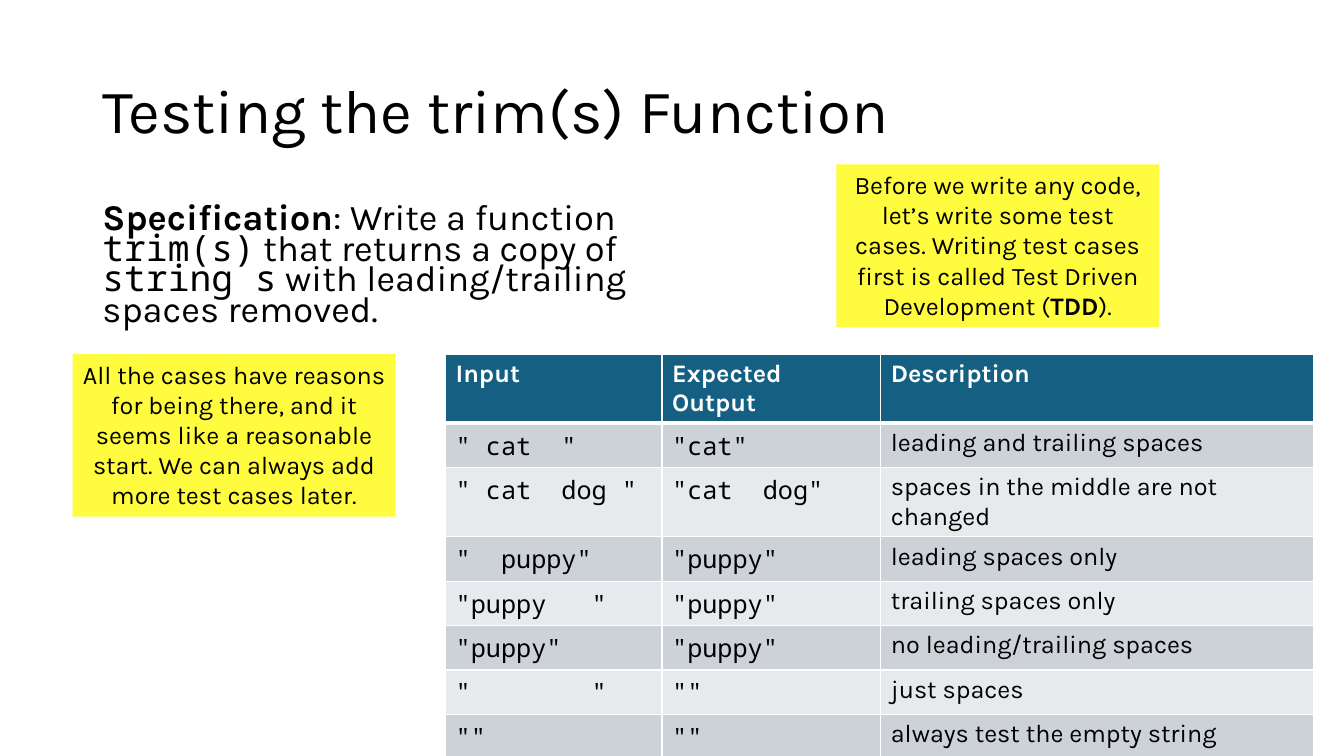
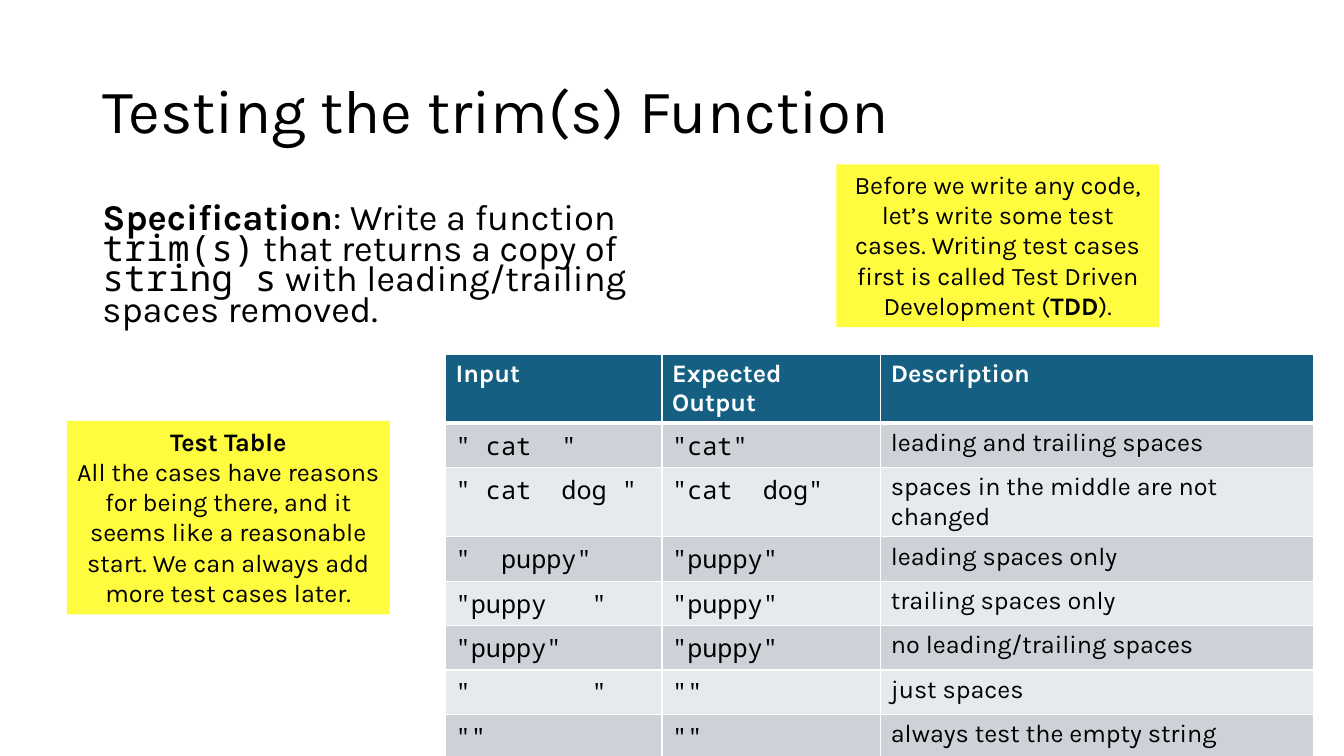
Before and after one commit to tjd1234/cmpt125spring2026, a slide deck: slide 50 of notes/week2/week2.pptx (slide 49 before the commit). Drawn at 1344x756 pixels with LibreOffice and Linux fonts; fonts in the diff are those of the drawing. Boxes give left, top, right and bottom in pixels: in the first picture for what was removed or moved away, otherwise in the second. Text is boxed around its words. In the diff, an @@ line names an element or a change of style, - is before the commit and + after.

```diff
--- a/notes/week2/week2.pptx
+++ b/notes/week2/week2.pptx
@@ rectangle "Test Table" resized from (x1=73, y1=354, x2=395, y2=517) to (x1=67, y1=421, x2=389, y2=615) @@
@@ text in rectangle at (x1=170, y1=433, x2=286, y2=452): paragraph added @@
+Test Table
```
Also in this commit, not shown: 15 other slides changed, 2 slides added, 6 other files.
